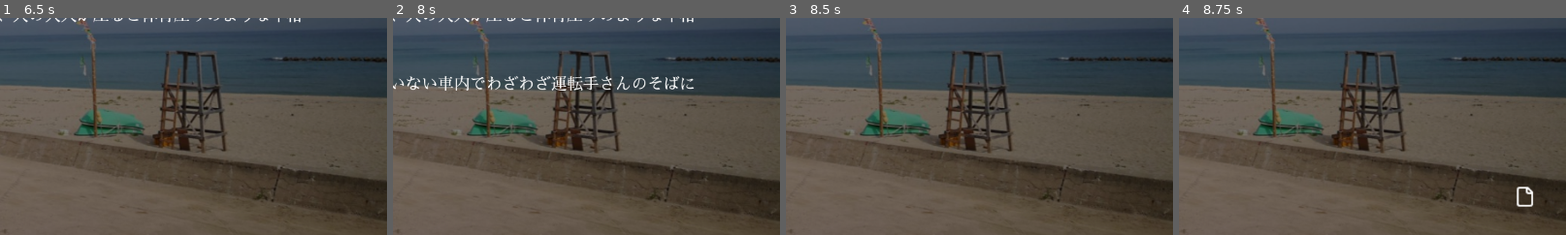
Above: before the commit, frames 1-4 (left to right).
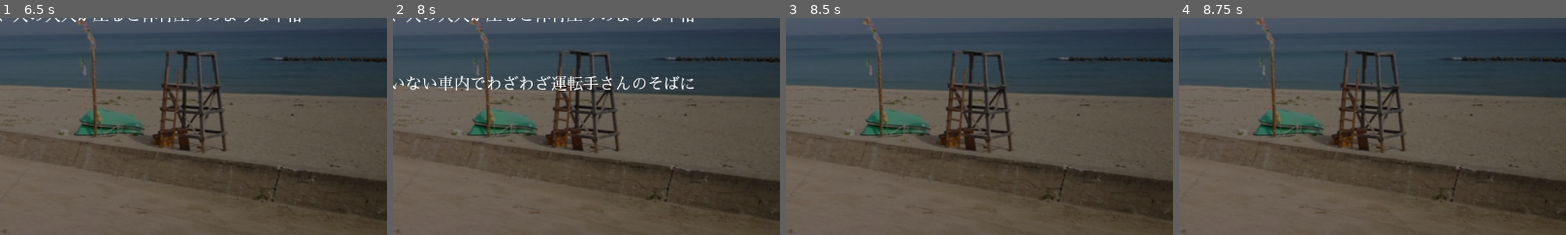
Above: after the commit, the same moments.

Repository: azukigame-s/kiminokoe
Game: Godot game, scene res://scenes/novel_system.tscn
The game is run twice, just before and just after one commit, with the same random seed, the same clock (stepped at 60 frames per second) and the same inputs.
Inputs (mouse positions are % of the whole screen's width and height, from its top left):
- Up to frame 1 (6.5 s): move the mouse to (72, 45) at 0.52 s; click (72, 45) at 0.67 s; tap Enter at 1.25, 4.25 s; move the mouse to (30, 55) at 1.27 s; click (30, 55) at 1.42 s; move the mouse to (60, 28) at 2.02 s; click (60, 28) at 2.17 s; tap Space at 2.75, 5.75 s; move the mouse to (45, 70) at 2.77 s; click (45, 70) at 2.92 s; move the mouse to (80, 65) at 3.52 s; click (80, 65) at 3.67 s; move the mouse to (20, 35) at 4.27 s; click (20, 35) at 4.42 s; move the mouse to (55, 50) at 5.02 s; click (55, 50) at 5.17 s; move the mouse to (35, 25) at 5.77 s; click (35, 25) at 5.92 s
- Up to frame 2 (8 s): move the mouse to (72, 45) at 6.52 s; click (72, 45) at 6.67 s; tap Enter at 7.25 s; move the mouse to (30, 55) at 7.27 s; click (30, 55) at 7.42 s
- Up to frame 3 (8.5 s): tap Space at 8 s; move the mouse to (60, 28) at 8.02 s; click (60, 28) at 8.17 s
- Up to frame 4 (8.75 s): no input
The pictures show only the part of the screen within x 50-100%, y 50-100%; the shares and areas given below are measured in that part.

Frames 1-3 are identical in both runs. In frame 4, 0.2% of the frame differs, in the area x 87-92%, y 77-88%.

Commit message:
♻️ キャラクター関連の不要コードをリファクタリング

Diff:
--- a/scripts/novel_system.gd
+++ b/scripts/novel_system.gd
@@ -14,21 +14,17 @@
 var page_text_buffer = []  # 現在のページに表示するテキストのバッファ
 var current_page_index = 0  # ページ内の現在位置
 
-# 新しい変数 - 「続きあり」インジケータ用
+# 「続きあり」インジケータ用
 var more_indicator = null
 
 # 背景関連
 var current_background = ""
 
-# キャラクター関連
-var current_characters = {}
-
 # 音声関連
 var current_bgm = ""
 
 # ノード参照
 @onready var background = $background
-@onready var characters_container = $characters_container
 @onready var text_panel = $text_panel
 @onready var dialogue_text = $text_panel/dialogue_text if has_node("text_panel") else null
 @onready var bgm_player = $bgm_player
@@ -37,7 +33,7 @@
 func _ready():
 	print("Visual Novel System: Ready function called.")
 
-	# サイズを明示的に設定（親Controlノードのサイズ問題を解決するコード）
+	# サイズを明示的に設定
 	size_flags_horizontal = Control.SIZE_FILL
 	size_flags_vertical = Control.SIZE_FILL
 	anchor_right = 1.0
@@ -55,6 +51,38 @@
 		print("Background setup complete. Size: ", background.size)
 
 	# テキストパネルの設定
+	_setup_text_panel()
+
+	# 「続きあり」インジケータを作成
+	create_more_indicator()
+
+	# 初期化完了のシグナルを発行
+	initialized.emit()
+
+# ノード参照を確認するヘルパー関数
+func _check_nodes():
+	print("Checking node references:")
+	print("- Background node: ", background)
+	print("- Text panel: ", text_panel)
+	print("- Dialogue text node: ", dialogue_text)
+	print("- BGM player: ", bgm_player)
+	print("- SFX player: ", sfx_player)
+
+	# 親ノードのサイズ確認
+	print("Control size: ", size)
+
+	# ノードが見つからない場合はエラーメッセージと推奨修正
+	if not background:
+		print("ERROR: Background node missing. Create a TextureRect named 'background' as a child of this Control node.")
+
+	if not text_panel:
+		print("ERROR: Text panel missing. Create a Panel or Control named 'text_panel' as a child of this Control node.")
+
+	if not dialogue_text and text_panel:
+		print("ERROR: Dialogue text node missing. Create a RichTextLabel named 'dialogue_text' as a child of the text_panel.")
+
+# テキストパネルのセットアップ
+func _setup_text_panel():
 	if text_panel:
 		# テキストパネルを全画面に設定（かまいたちの夜スタイル）
 		text_panel.anchor_top = 0.0
@@ -100,16 +128,24 @@
 			dialogue_text.theme = custom_theme
 			print("Custom theme applied to dialogue text")
 
-	# キャラクターコンテナの設定
-	if characters_container:
-		_setup_fullscreen_element(characters_container)
-		print("Characters container setup complete.")
-
-	# 「続きあり」インジケータを作成
-	create_more_indicator()
-
-	# 初期化完了のシグナルを発行
-	initialized.emit()
+# 要素を画面全体に表示する共通設定関数
+func _setup_fullscreen_element(element):
+	# アンカーを画面全体に設定
+	element.anchor_left = 0.0
+	element.anchor_top = 0.0
+	element.anchor_right = 1.0
+	element.anchor_bottom = 1.0
+
+	# オフセットを0に設定（画面の端から端まで広げる）
+	element.offset_left = 0
+	element.offset_top = 0
+	element.offset_right = 0
+	element.offset_bottom = 0
+
+	# TextureRect固有のプロパティを設定
+	if element is TextureRect:
+		element.expand = true
+		element.stretch_mode = TextureRect.STRETCH_KEEP_ASPECT_COVERED
 
 # 「続きあり」インジケータを作成する関数
 func create_more_indicator():
@@ -140,7 +176,7 @@
 
 		# サイズと位置を設定
 		more_indicator.custom_minimum_size = Vector2(32, 32)
-		more_indicator.position = Vector2(1075, 575)  # 画面の右下あたり、適宜調整してください
+		more_indicator.position = Vector2(1075, 575)  # 画面の右下あたり
 		more_indicator.visible = false  # 最初は非表示
 
 		text_panel.add_child(more_indicator)
@@ -167,51 +203,6 @@
 func _on_indicator_blink():
 	if more_indicator and more_indicator is ColorRect:
 		more_indicator.modulate.a = 1.0 if more_indicator.modulate.a < 0.5 else 0.3
-
-# ノード参照を確認するヘルパー関数
-func _check_nodes():
-	print("Checking node references:")
-	print("- Background node: ", background)
-	print("- Characters container: ", characters_container)
-	print("- Text panel: ", text_panel)
-	print("- Dialogue text node: ", dialogue_text)
-	print("- BGM player: ", bgm_player)
-	print("- SFX player: ", sfx_player)
-
-	# 親ノードのサイズ確認
-	print("Control size: ", size)
-
-	# ノードが見つからない場合はエラーメッセージと推奨修正
-	if not background:
-		print("ERROR: Background node missing. Create a TextureRect named 'background' as a child of this Control node.")
-
-	if not text_panel:
-		print("ERROR: Text panel missing. Create a Panel or Control named 'text_panel' as a child of this Control node.")
-
-	if not dialogue_text and text_panel:
-		print("ERROR: Dialogue text node missing. Create a RichTextLabel named 'dialogue_text' as a child of the text_panel.")
-
-	if not characters_container:
-		print("ERROR: Characters container missing. Create a Control named 'characters_container' as a child of this Control node.")
-
-# 要素を画面全体に表示する共通設定関数
-func _setup_fullscreen_element(element):
-	# アンカーを画面全体に設定
-	element.anchor_left = 0.0
-	element.anchor_top = 0.0
-	element.anchor_right = 1.0
-	element.anchor_bottom = 1.0
-
-	# オフセットを0に設定（画面の端から端まで広げる）
-	element.offset_left = 0
-	element.offset_top = 0
-	element.offset_right = 0
-	element.offset_bottom = 0
-
-	# TextureRect固有のプロパティを設定
-	if element is TextureRect:
-		element.expand = true
-		element.stretch_mode = TextureRect.STRETCH_KEEP_ASPECT_COVERED
 
 func _process(delta):
 	# 文字送り処理
@@ -222,14 +213,11 @@
 			if displayed_text.length() < current_text.length():
 				displayed_text += current_text[displayed_text.length()]
 				_update_displayed_text()
-				# 文字表示時の効果音があれば、ここで再生する場合
-				# if displayed_text.length() % 3 == 0:  # 3文字ごとに再生など
-				#     play_sfx("text_sound.wav")
 			else:
 				is_text_completed = true
 				# テキスト表示が完了したら、「続きあり」インジケータを表示
 				if more_indicator:
-					more_indicator.visible = true
+					more_indicator.visible = has_more_text_in_buffer()
 
 # 現在表示すべきテキストを更新する関数
 func _update_displayed_text():
@@ -248,7 +236,6 @@
 				if next_line != -1 and base_text.find("[color=#FFDD00][b]", last_text_start) != -1:
 					# 話者名を含む場合、その後の改行までをベーステキストとする
 					base_text = base_text.substr(0, next_line + 2)
-
 				else:
 					# 話者名を含まない場合、最後の改行までをベーステキストとする
 					base_text = base_text.substr(0, last_text_start + 2)
@@ -432,64 +419,6 @@
 	else:
 		print("ERROR: Background node is null")
 
-# キャラクターを表示する関数
-func show_character(character_id, character_path, position = Vector2(512, 300)):
-	print("Showing character: ", character_id, " at path: ", character_path)
-
-	if not character_id in current_characters:
-		var character_sprite = TextureRect.new()
-		character_sprite.name = character_id
-		characters_container.add_child(character_sprite)
-		current_characters[character_id] = character_sprite
-		print("Created new character sprite: ", character_id)
-
-	var character = current_characters[character_id]
-
-	# パスが相対パスかどうかを確認
-	var character_texture
-	if character_path.begins_with("res://"):
-		character_texture = load(character_path)
-	else:
-		character_texture = load("res://assets/characters/" + character_path)
-
-	if character_texture != null:
-		character.texture = character_texture
-		character.expand = true
-		character.stretch_mode = TextureRect.STRETCH_KEEP_ASPECT
-
-		# サイズ設定
-		character.custom_minimum_size = Vector2(300, 600)  # 適切なサイズに調整
-
-		# 位置設定: キャラクターの中心を指定位置に
-		var char_width = character.custom_minimum_size.x
-		var char_height = character.custom_minimum_size.y
-
-		# アンカーを左上に設定
-		character.anchor_left = 0
-		character.anchor_top = 0
-		character.anchor_right = 0
-		character.anchor_bottom = 0
-
-		# 位置を中心に調整
-		character.offset_left = position.x - char_width / 2
-		character.offset_top = position.y - char_height / 2
-		character.offset_right = position.x + char_width / 2
-		character.offset_bottom = position.y + char_height / 2
-
-		character.visible = true
-		print("Character displayed: ", character_id, " at position ", position)
-	else:
-		print("ERROR: Failed to load character texture: ", character_path)
-
-# キャラクターを非表示にする関数
-func hide_character(character_id):
-	if character_id in current_characters:
-		current_characters[character_id].queue_free()
-		current_characters.erase(character_id)
-		print("Character hidden: ", character_id)
-	else:
-		print("Warning: Attempted to hide non-existent character: ", character_id)
-
 # BGMを再生する関数
 func play_bgm(bgm_path):
 	if bgm_player == null:
--- a/scripts/test_scenario.gd
+++ b/scripts/test_scenario.gd
@@ -3,7 +3,7 @@
 # ノベルシステムへの参照
 var novel_system
 
-# テストシナリオデータ - 「new_page」フラグを追加
+# テストシナリオデータ
 var scenario = [
 	{
 		"type": "background",
@@ -125,7 +125,7 @@
 	novel_system = get_parent()
 	print("TestScenario ready - NovelSystem:", novel_system)
 
-	# Godot 4.x形式のシグナル接続
+	# シグナル接続
 	if novel_system:
 		novel_system.initialized.connect(_on_novel_system_initialized)
 		print("Signal connected")
